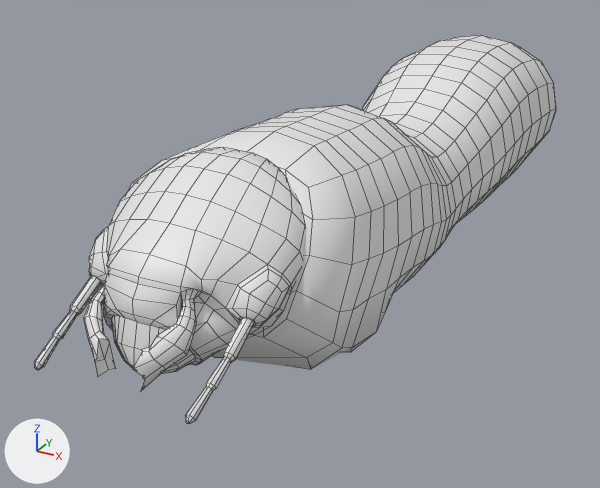
The Blender file Larva.blend as it was, and as the next commit left it.
The view is the same before and after, from a camera (50 mm lens) standing at (1.33, -2.9, 1.59) and looking at (-0.31, 0.09, 0.1). The axes (+X, +Y, +Z) are drawn at lower left. The lights are the same throughout. The picture after the commit comes second. Mesh edges are drawn as thin lines.
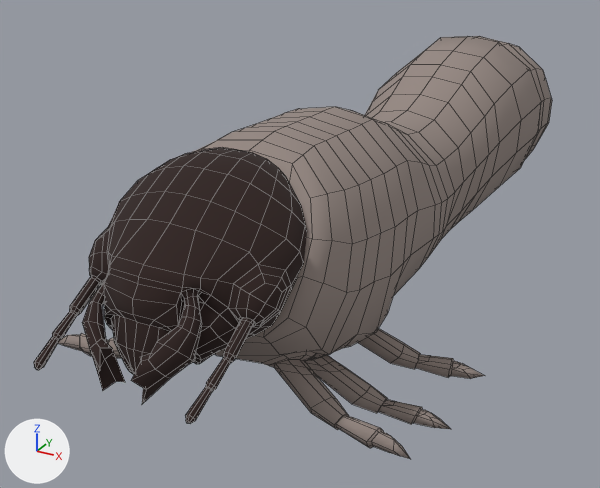
Commit message: updated larva

What changed in the scene script:
```text
Add mat_head:
    mat_head = principled_material('Head')
    mat_head.base_color = (0.0265, 0.0126, 0.0107)  # brown #2d1d1b
    mat_head.roughness = 1.0
Add mat_body:
    mat_body = principled_material('Body')
    mat_body.base_color = (0.305, 0.25, 0.227)  # grey #968983
    mat_body.roughness = 1.0
Change me_cube_002:
    used by ob_cube_001; location = (0.0, 0.0, 0.0); scale = (0.282, 0.282, 0.282)
    remove me_cube_002.from_pydata(...)  # 356 vertices, 338 faces; spans x 0.0..1.15, y -5.4..-2.88, z 1.12..3.03
    add me_cube_002.from_pydata(...)  # 380 vertices, 362 faces; spans x 0.0..1.15, y -5.4..-2.88, z 1.11..3.03
    me_cube_002 part 1
    24 faces are deleted
    3 vertices in x 0.43..0.49, y -4.75..-4.71, z 2.05..2.06 move by (0.02, 0.02, 0.02)
    3 vertices in x 0.55..0.61, y -4.87..-4.82, z 1.77..1.81 move by (0.04, 0.03, -0.04)
    133 vertices move from x 0.0..1.15, y -5.26..-3.93, z 1.12..2.39 to x 0.0..1.15, y -5.27..-3.93, z 1.11..2.32
    24 vertices are added at x 0.87..1.0, y -5.11..-4.4, z 1.38..1.84
    48 new faces join them
    me_cube_002 part 2: 314 faces spanning x 0.0..1.15, y -5.4..-2.88, z 1.11..3.03 switch from no material to mat_head (brown #2d1d1b)
Add me_body:
    me_body.from_pydata(...)  # 477 vertices, 461 faces; spans x 0.0..0.69, y -1.16..2.29, z -0.06..0.86
    me_body.polygons.foreach_set('use_smooth', [True] * 461)
    me_body.materials.append(mat_body)  # grey #968983
Remove ob_cube:
    ob_cube = bpy.data.objects.new('Cube', me_cube_001)
    ob_cube.location = (0.0, 0.0, 0.0)
    _m = ob_cube.modifiers.new('Mirror', 'MIRROR')
    _m.use_clip = True
Add ob_body:
    ob_body = bpy.data.objects.new('Body', me_body)
    ob_body.location = (0.0, 0.0, 0.0)
    _m = ob_body.modifiers.new('Mirror', 'MIRROR')
    _m.use_clip = True
```

Pixel boxes [x1, y1, x2, y2] of what changed, in the pictures (600 x 488 px; the box of a moved part takes in the faces that stretch with it):
'Body', added
    after: [58, 36, 552, 459]
'Cube', deleted
    before: [128, 35, 556, 369]
'Cube.001', reshaped
    before: [34, 147, 306, 424]
    after: [34, 147, 307, 424]
part 1 of me_cube_002, moved or reshaped
    before: [34, 197, 302, 420]
    after: [34, 197, 303, 420]
part 2 of me_cube_002, recoloured (darker)
    both: [34, 147, 306, 424]
